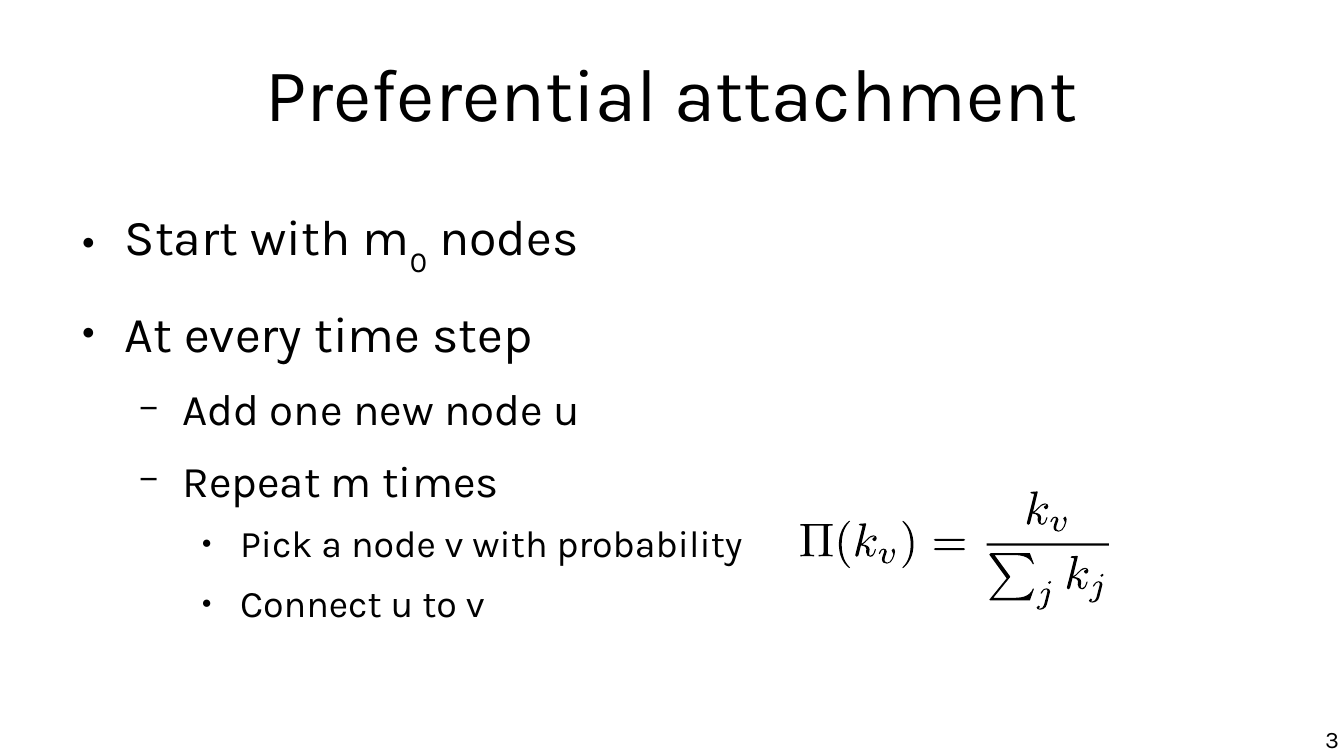
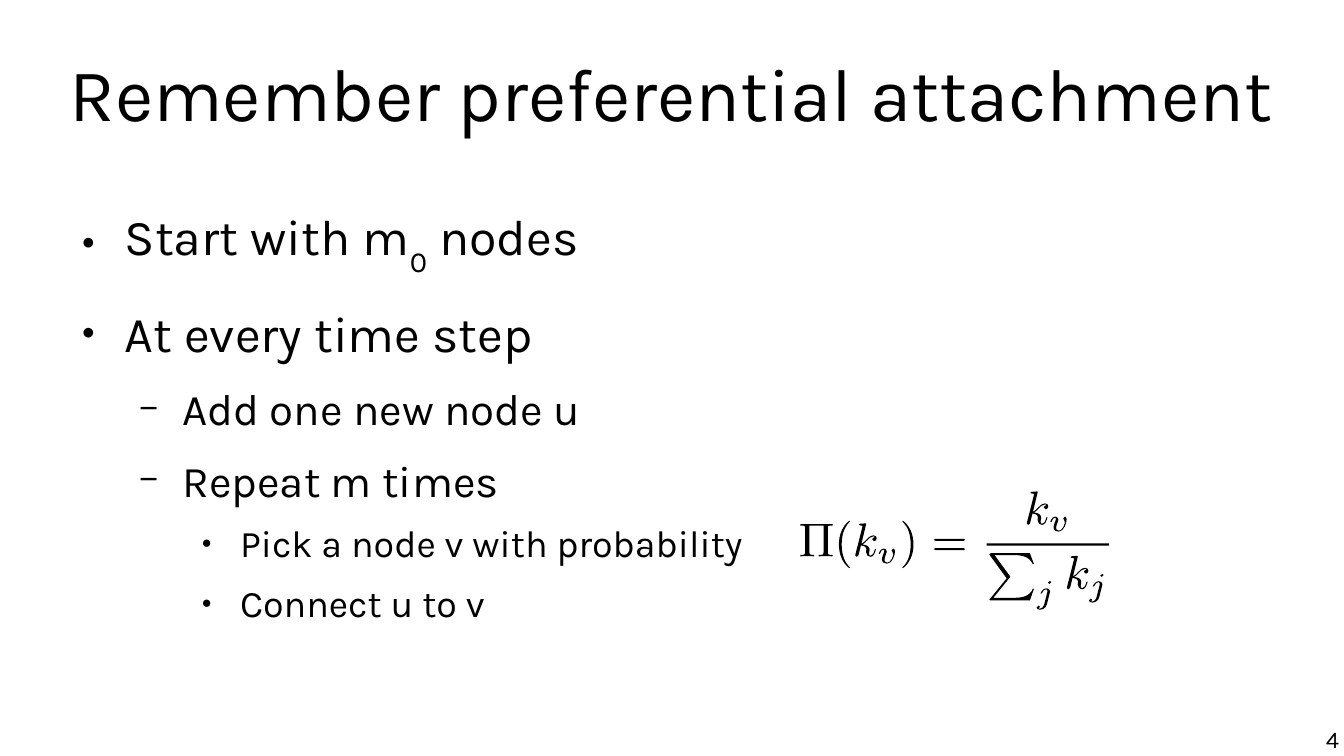
Before and after one commit to chatox/networks-science-course, a slide deck: slide 4 of theory/tt06_other_growth_models.odp (slide 3 before the commit). Drawn at 1344x756 pixels with LibreOffice and Linux fonts; fonts in the diff are those of the drawing. Boxes give left, top, right and bottom in pixels: in the first picture for what was removed or moved away, otherwise in the second. Text is boxed around its words. In the diff, an @@ line names an element or a change of style, - is before the commit and + after.

```diff
--- a/theory/tt06_other_growth_models.odp
+++ b/theory/tt06_other_growth_models.odp
@@ title at box(69, 69, 1272, 139): text changed @@
-Preferential attachment
+Remember preferential attachment
@@ page number at box(1326, 733, 1339, 748): text changed @@
-3
+4
```
Also in this commit, not shown: 4 other slides changed, 4 slides added, 3 slides removed.
